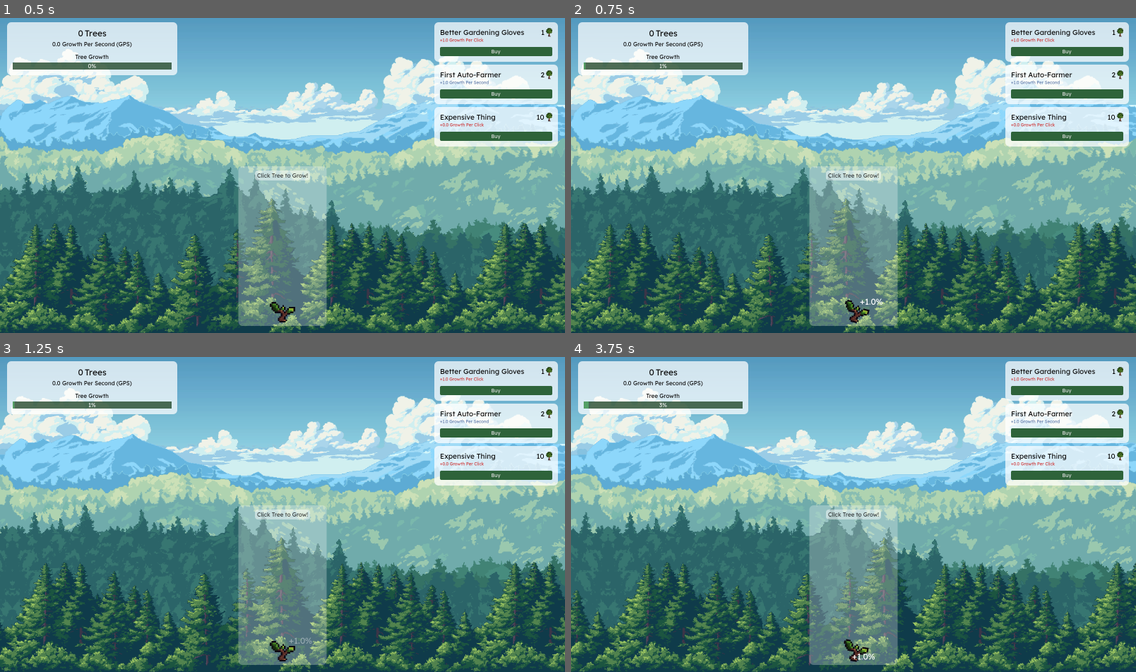
Above: before the commit, frames 1-4 (two rows, left to right).
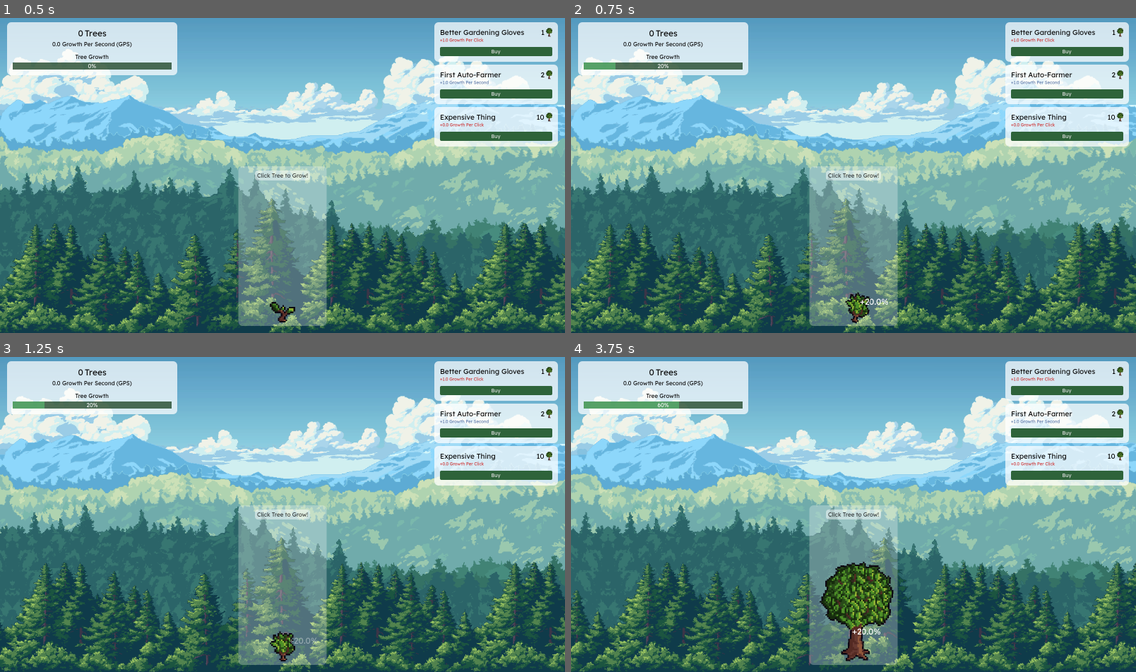
Above: after the commit, the same moments.

Repository: CallumB04/tree-clicker
Game: Godot game, scene res://Scenes/Game.tscn
The game is run twice, just before and just after one commit, with the same random seed, the same clock (stepped at 60 frames per second) and the same inputs.
Inputs (mouse positions are in pixels of both pictures, inside the frame that each line leads up to; where the layout moved, square brackets give the same spot in the first picture):
- Up to frame 1 (0.5 s): no input
- Up to frame 2 (0.75 s): click (853, 310) at 0.5 s
- Up to frame 3 (1.25 s): no input
- Up to frame 4 (3.75 s): click "Buy" at 1.25 s; click (853, 646) [853, 649] at 2 s; click "Buy" at 2.75 s; click (853, 637) [853, 649] at 3.5 s

Frame 1 is identical in both runs. In frame 2, 0.4% of the frame differs, in the area x 2-57%, y 14-97%; in frame 3, 0.4%; in frame 4, 2.8%, in the area x 3-58%, y 14-97%.

Commit message:
feat: add sound when tree is planted

Diff:
--- a/Scenes/Game.tscn
+++ b/Scenes/Game.tscn
@@ -274,3 +274,5 @@
 
 [node name="TreeClickSound" type="AudioStreamPlayer" parent="."]
 stream = ExtResource("11_o5yvi")
+
+[node name="TreePlantedSound" type="AudioStreamPlayer" parent="."]
--- a/Scripts/Game.gd
+++ b/Scripts/Game.gd
@@ -2,10 +2,14 @@
 
 var trees: int = 0; ## game score
 var current_tree_growth: float = 0; ## value 0-100. at 100 trees increments
-var growth_per_click: float = 1; ## tree progress per click
+var growth_per_click: float = 20; ## tree progress per click
 var growth_per_second: float = 0; ## automatic tree progress per second
 
 const TreeClickLabel = preload("res://Scenes/tree_click_label.tscn");
+
+const TreePlantSound1 = preload("res://Assets/Audio/planted-1.mp3");
+const TreePlantSound2 = preload("res://Assets/Audio/planted-2.mp3");
+const TreePlantSound3 = preload("res://Assets/Audio/planted-3.mp3");
 
 func _ready() -> void:
 	$TreeClicker.connect("pressed", _on_tree_clicked);
@@ -72,11 +76,15 @@
 ## checking if tree growth at checkpoint/complete
 func update_tree_growth():
 	if current_tree_growth >= 100:
-		current_tree_growth -= 100;
+		current_tree_growth -= 100; ## reset tree growth for new tree
 		trees += 1;
 		$InfoPanel/MarginContainer/VBoxContainer/VBoxContainer/HBoxContainer/TreeCount.text = str(trees); ## updating trees score text
+		## updating sprite depending on tree progress
 		$TreeClicker.texture_normal = preload("res://Assets/Trees/Oak1.png");
 		$TreeClicker.pivot_offset = Vector2(8, 13);
+		## playing random of selected audio sounds
+		$TreePlantedSound.stream = [TreePlantSound1, TreePlantSound2, TreePlantSound3][randi_range(0,2)];
+		$TreePlantedSound.play();
 	elif current_tree_growth >= 80:
 		$TreeClicker.texture_normal = preload("res://Assets/Trees/Oak5.png");
 		$TreeClicker.pivot_offset = Vector2(24, 87);
Not shown, added: Assets/Audio/planted-1.mp3.import
Not shown, added: Assets/Audio/planted-2.mp3.import
Not shown, added: Assets/Audio/planted-3.mp3.import
Not shown, added: Assets/Audio/planted-1.mp3
Not shown, added: Assets/Audio/planted-2.mp3
Not shown, added: Assets/Audio/planted-3.mp3
